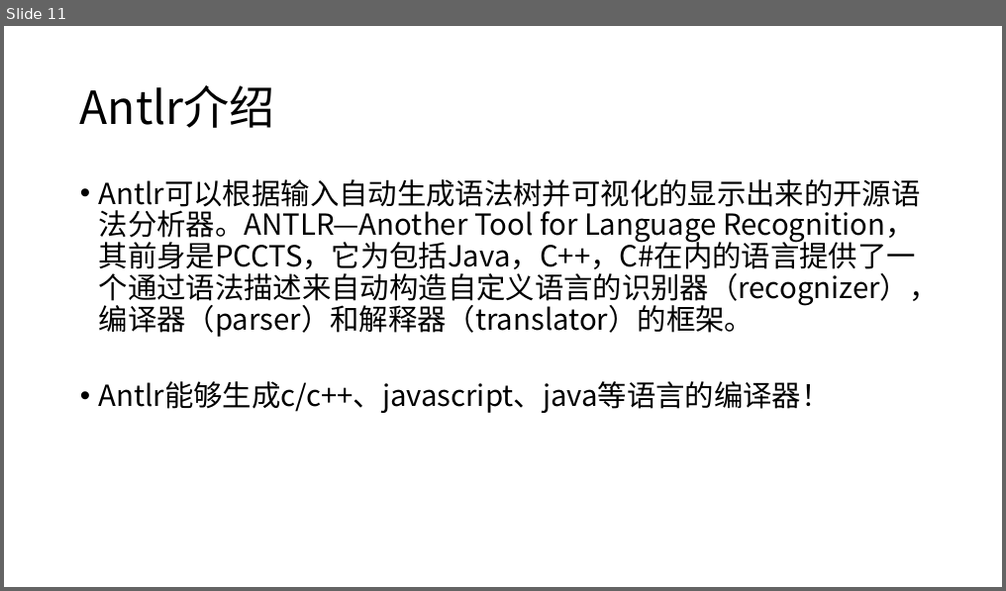
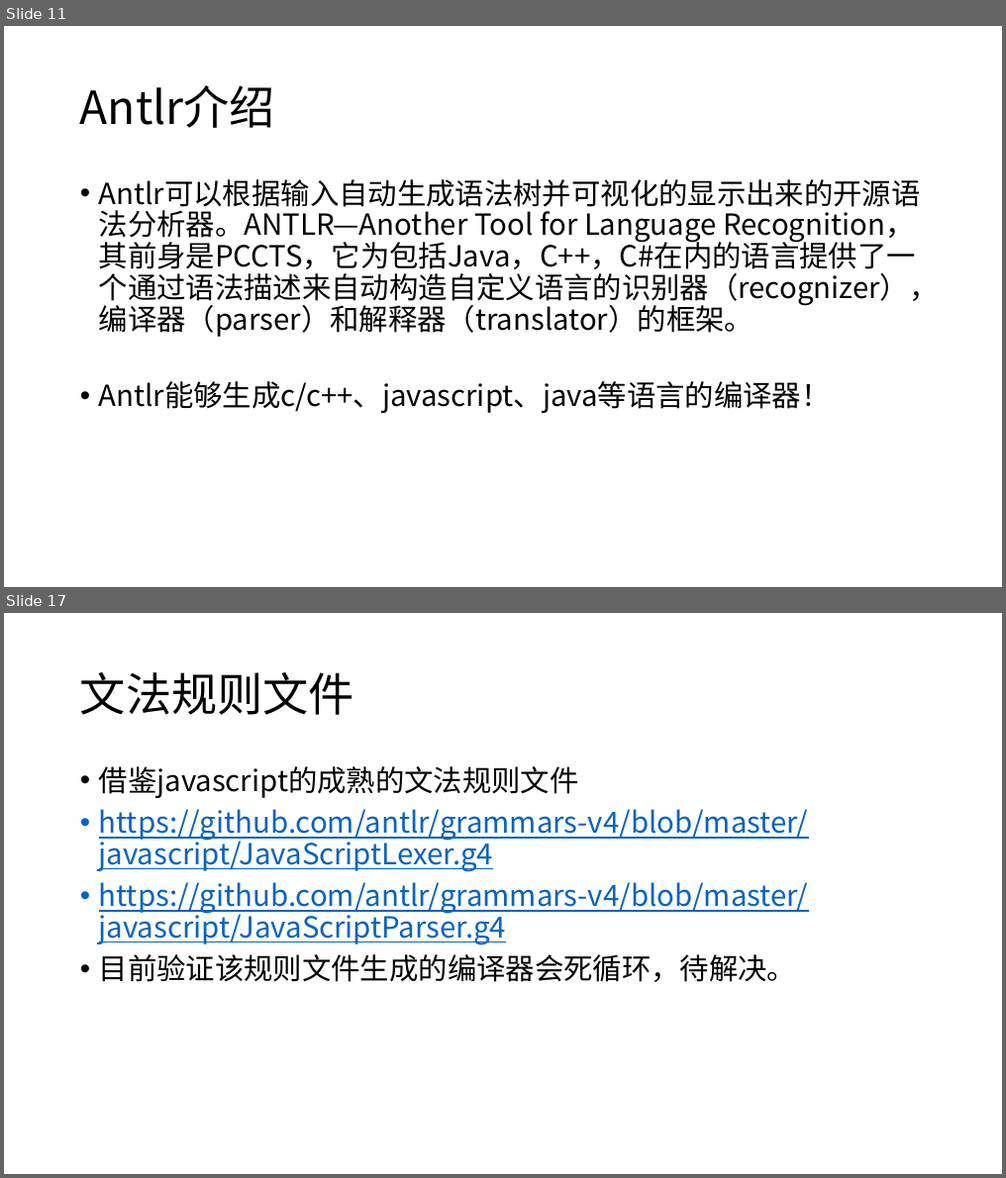
Before and after one commit to caijw/ASimpleCompiler, a slide deck: doc/talk.pptx. Shown one above the other, each under a label of ours: slide 11 before the commit, slides 11 and 17 after it; the slides between them are not shown. The pictures are 1006x591 and 1006x1178 pixels, drawn with LibreOffice and Linux fonts; fonts in the diff are those of the drawing. Boxes give left, top, right and bottom in pixels: in the first picture for what was removed or moved away, otherwise in the second. Text is boxed around its words. In the diff, an @@ line names an element or a change of style, - is before the commit and + after.

```diff
--- a/doc/talk.pptx
+++ b/doc/talk.pptx
@@ slide 17 added at (4, 613, 1002, 1174), background #FFFFFF @@
@@ title added at (80, 672, 354, 715), 44 pt, text #000000 @@
+文法规则文件
@@ text added at (99, 766, 809, 982), 28 pt, text #0563C1, underline @@
+• 借鉴javascript的成熟的文法规则文件
+• https://github.com/antlr/grammars-v4/blob/master/javascript/JavaScriptLexer.g4
+• https://github.com/antlr/grammars-v4/blob/master/javascript/JavaScriptParser.g4
+• 目前验证该规则文件生成的编译器会死循环，待解决。
```
Also in this commit, not shown: 1 slide changed, 5 other slides added, 2 slides removed, 1 other file.
